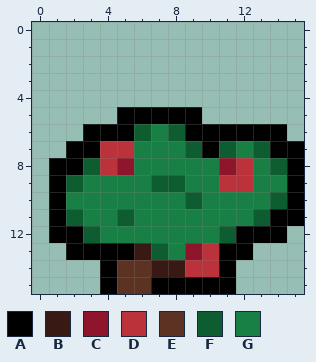
One commit to this pixel-art sprite: assets/bush_berries.png. Above: the version before the commit.
The file is 16x16 pixels.
Palette (. is transparent): A #000000  B #381913  C #8e152b  D #bc323a  E #5c3222  F #0d5d30  G #188045
Pixels before, first column x 1:
 5 ....AAAAA......
 6 ..AAAFGFAAAAAA.
 7 .AADDGGGFAFGFAA
 8 AAFDCGGGGGCDGFA
 9 AFGGGGFFGGDDGGA
10 AGGGGGGGFGGGGFA
11 AFGGFGGGGGGGFAA
12 AAFGGGGGGGFAAA.
13 .AAAABFGCDAA...
14 ...AEEBBDDA....
15 ...AEEAAAAA....
New version:
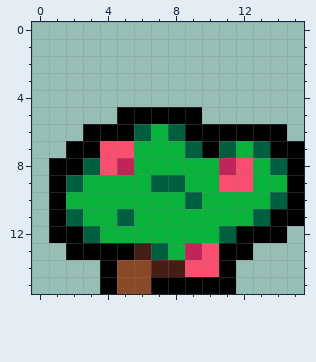
The edit:
{"colour":"B","old":"#381913","new":"#461c14"}
{"colour":"C","old":"#8e152b","new":"#c12458"}
{"colour":"D","old":"#bc323a","new":"#f94e6d"}
{"colour":"E","old":"#5c3222","new":"#8a4926"}
{"colour":"F","old":"#0d5d30","new":"#005f41"}
{"colour":"G","old":"#188045","new":"#08b23b"}
